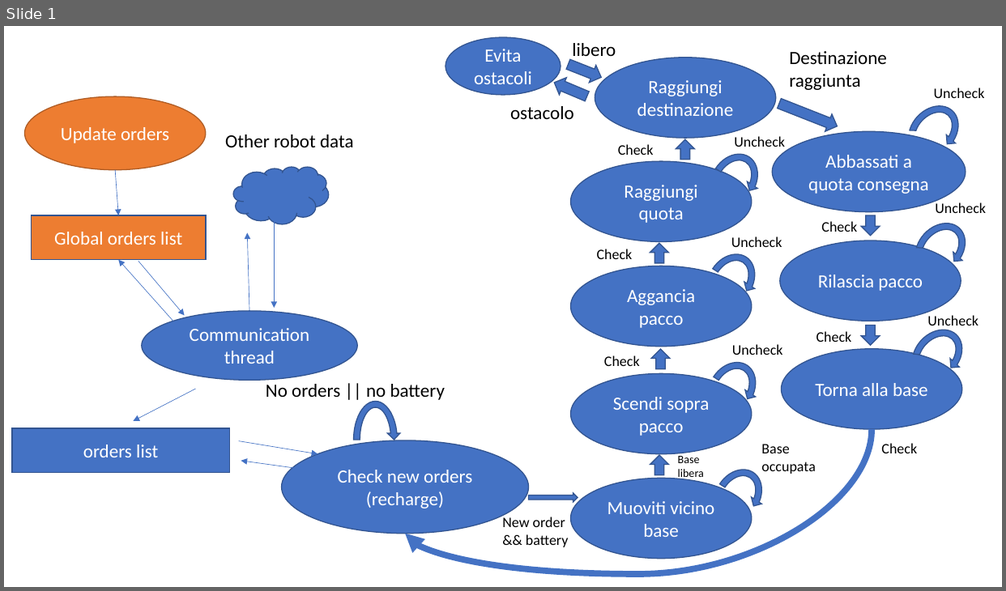
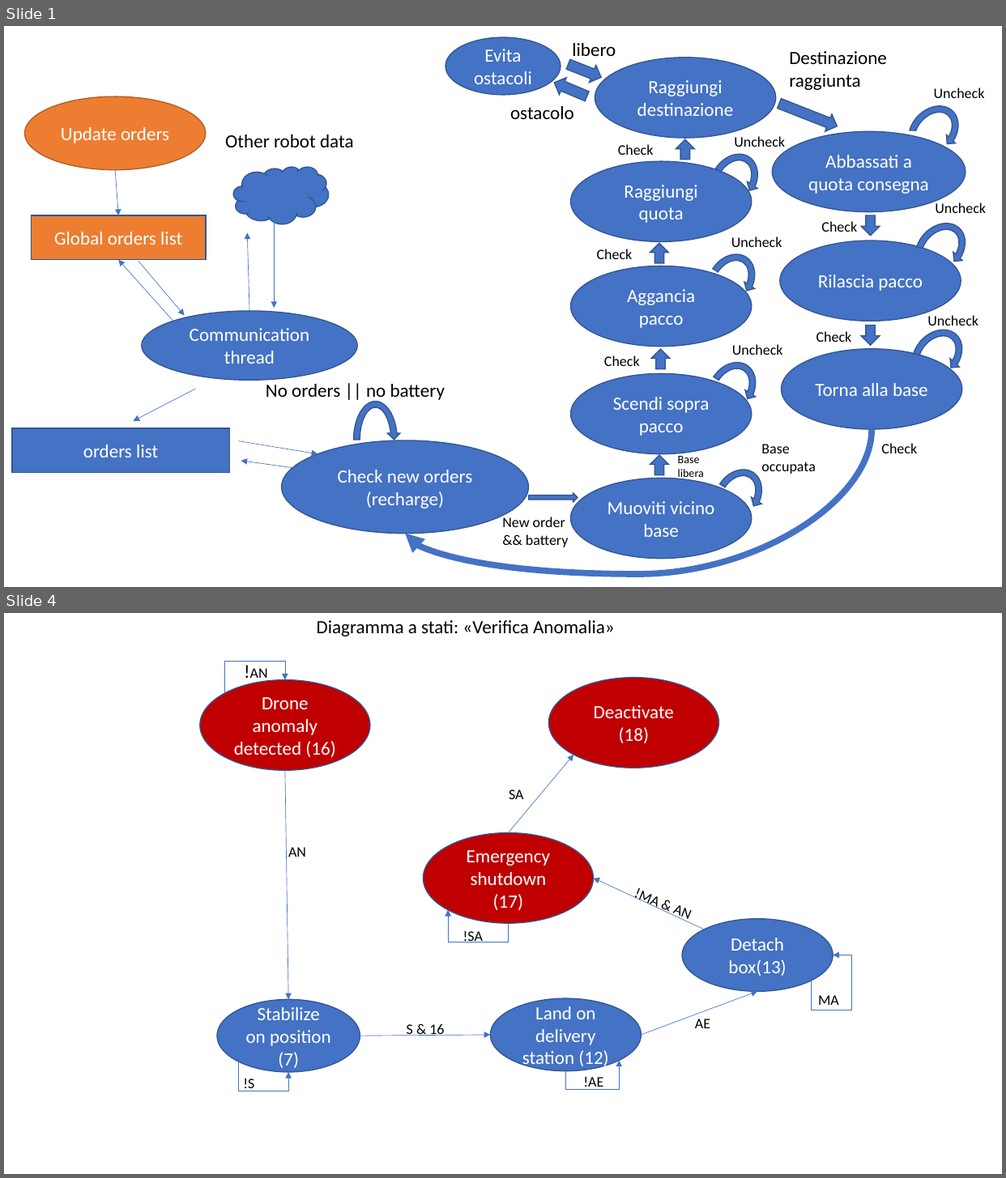
Before and after one commit to AndreaVaiuso/progetto_robotica, a slide deck: docs/diagram.pptx. Shown one above the other, each under a label of ours: slide 1 before the commit, slides 1 and 4 after it; the slides between them are not shown. The pictures are 1006x591 and 1006x1178 pixels, drawn with LibreOffice and Linux fonts; fonts in the diff are those of the drawing. Boxes give left, top, right and bottom in pixels: in the first picture for what was removed or moved away, otherwise in the second. Text is boxed around its words. In the diff, an @@ line names an element or a change of style, - is before the commit and + after.

Commit message:
Ultime modifiche da fare agli state diagram

```diff
--- a/docs/diagram.pptx
+++ b/docs/diagram.pptx
@@ slide 4 added at bbox=[4, 613, 1002, 1174], background #FFFFFF @@
@@ text added at bbox=[317, 620, 615, 636], 18 pt, text #000000 @@
+Diagramma a stati: «Verifica Anomalia»
@@ elbow arrow added from (225, 693) to (285, 679), #4472C4 0.5 pt @@
@@ ellipse added at bbox=[200, 679, 370, 770], fill #C00000, outline #325491 1 pt, 18 pt, text #FFFFFF @@
+Drone anomaly detected (16)
@@ text added at bbox=[250, 668, 268, 682], 14 pt, text #000000 @@
+!AN
@@ ellipse added at bbox=[549, 677, 719, 768], fill #C00000, outline #325491 1 pt, 18 pt, text #FFFFFF @@
+Deactivate
+(18)
@@ arrow added from (509, 833) to (573, 755), #4472C4 0.5 pt @@
@@ arrow added from (285, 770) to (288, 1000), #4472C4 0.5 pt @@
@@ text added at bbox=[509, 790, 524, 799], 14 pt, text #000000 @@
+SA
@@ text added at bbox=[288, 847, 306, 857], 14 pt, text #000000 @@
+AN
@@ ellipse added at bbox=[424, 833, 593, 924], fill #C00000, outline #325491 1 pt, 18 pt, text #FFFFFF @@
+Emergency shutdown (17)
@@ arrow added from (704, 930) to (593, 878), #4472C4 0.5 pt @@
@@ text added at bbox=[633, 888, 657, 907], 14 pt, text #000000 @@
+!MA & AN
@@ elbow arrow added from (509, 924) to (448, 910), #4472C4 0.5 pt @@
@@ ellipse added at bbox=[682, 919, 833, 992], fill #4472C4, outline #325491 1 pt, 18 pt, text #FFFFFF @@
+Detach box(13)
@@ text added at bbox=[463, 931, 483, 943], 14 pt, text #000000 @@
+!SA
@@ elbow arrow added from (811, 982) to (833, 955), #4472C4 0.5 pt @@
@@ ellipse added at bbox=[217, 1000, 360, 1072], fill #4472C4, outline #325491 1 pt, 18 pt, text #FFFFFF @@
+Stabilize on position (7)
@@ ellipse added at bbox=[491, 999, 641, 1071], fill #4472C4, outline #325491 1 pt, 18 pt, text #FFFFFF @@
+Land on delivery station (12)
@@ arrow added from (641, 1035) to (758, 992), #4472C4 0.5 pt @@
@@ text added at bbox=[818, 995, 839, 1005], 14 pt, text #000000 @@
+MA
@@ text added at bbox=[407, 1024, 444, 1036], 14 pt, text #000000 @@
+S & 16
@@ text added at bbox=[695, 1019, 710, 1029], 14 pt, text #000000 @@
+AE
@@ arrow added from (360, 1036) to (491, 1035), #4472C4 0.5 pt @@
@@ elbow arrow added from (238, 1062) to (288, 1072), #4472C4 0.5 pt @@
@@ elbow arrow added from (565, 1071) to (620, 1061), #4472C4 0.5 pt @@
@@ text added at bbox=[243, 1079, 254, 1092], 14 pt, text #000000 @@
+!S
@@ text added at bbox=[583, 1077, 603, 1090], 14 pt, text #000000 @@
+!AE
```
Also in this commit, not shown: 1 slide changed, 2 other slides added.
